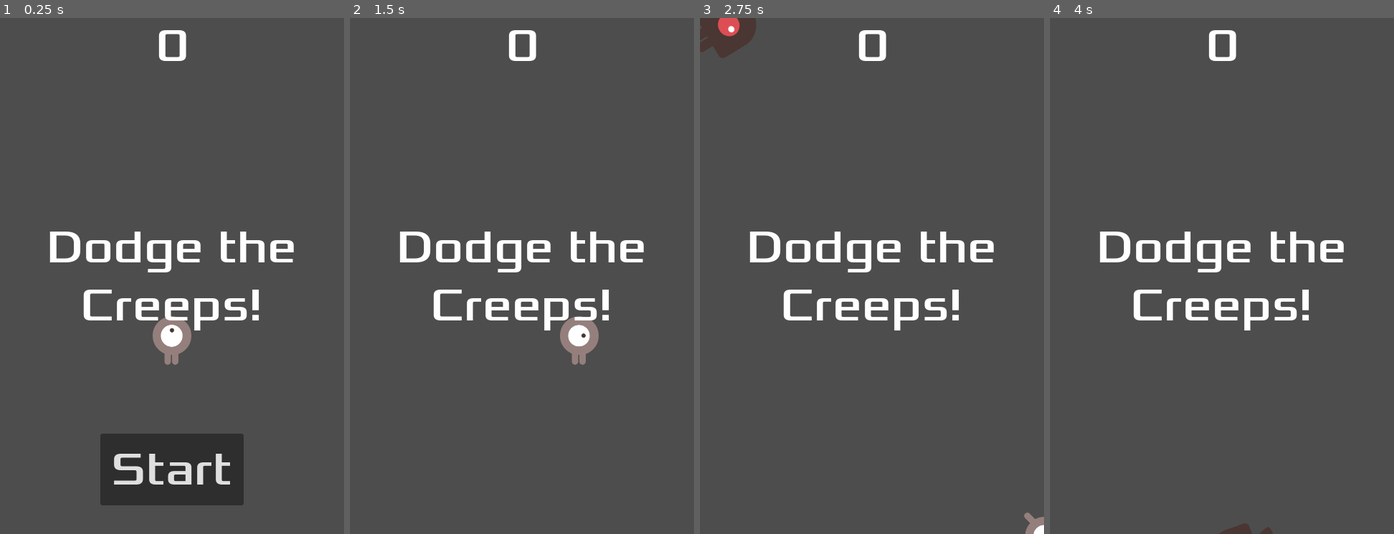
Above: before the commit, frames 1-4 (left to right).
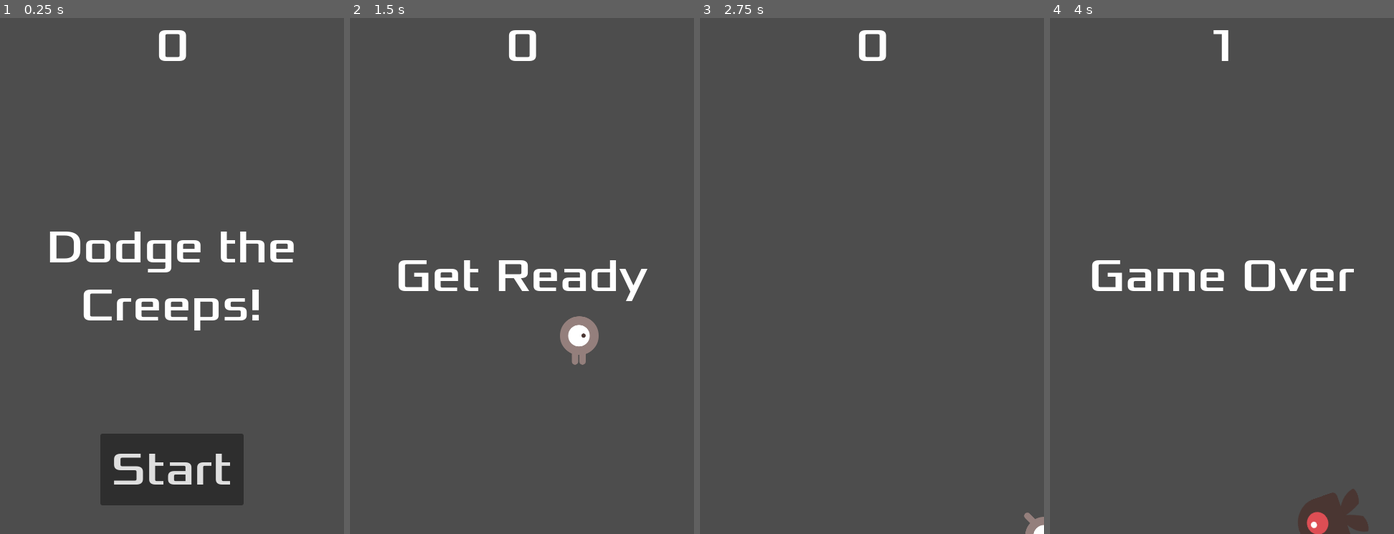
Above: after the commit, the same moments.

Repository: SantoTinio/TrialGames
Game: Godot game, scene res://Scenes/main.tscn
The game is run twice, just before and just after one commit, with the same random seed, the same clock (stepped at 60 frames per second) and the same inputs.
Inputs:
- Up to frame 1 (0.25 s): no input
- Up to frame 2 (1.5 s): click "Start" at 0.5 s; tap Enter at 1.25 s; hold Right (move_right) from 1.28 s (still down)
- Up to frame 3 (2.75 s): release Right (move_right) at 2.03 s; hold Down (move_down) from 2.03 s (still down)
- Up to frame 4 (4 s): release Down (move_down) at 2.78 s; hold Right (move_right) 2.78-3.53 s; hold Up (move_up) from 3.53 s (still down)

The runs differ from the first frame. In frame 1, 0.7% of the frame differs, in the area x 44-56%, y 57-68%; in frame 2, 4.5%; in frame 3, 3.9%; in frame 4, 6.2%, in the area x 12-93%, y 2-100%.

Commit message:
Updates
Working game, not polished

Diff:
--- a/FirstRouge/Scenes/main.tscn
+++ b/FirstRouge/Scenes/main.tscn
@@ -40,3 +40,4 @@
 [connection signal="timeout" from="MobTimer" to="." method="_on_mob_timer_timeout"]
 [connection signal="timeout" from="ScoreTimer" to="." method="_on_score_timer_timeout"]
 [connection signal="timeout" from="StartTimer" to="." method="_on_start_timer_timeout"]
+[connection signal="start_game" from="HUD" to="." method="new_game"]
--- a/FirstRouge/Scenes/mob.tscn
+++ b/FirstRouge/Scenes/mob.tscn
@@ -48,7 +48,7 @@
 radius = 36.0004
 height = 93.9992
 
-[node name="Mob" type="RigidBody2D"]
+[node name="Mob" type="RigidBody2D" groups=["mobs"]]
 collision_mask = 0
 gravity_scale = 0.0
 script = ExtResource("1_00imy")
--- a/FirstRouge/Scripts/main.gd
+++ b/FirstRouge/Scripts/main.gd
@@ -1,11 +1,11 @@
 extends Node
 
 @export var mob_scene: PackedScene
-var score
+var score = 0
 
 # Called when the node enters the scene tree for the first time.
 func _ready():
-	new_game()
+	$Player.hide()
 
 
 # Called every frame. 'delta' is the elapsed time since the previous frame.
@@ -16,11 +16,16 @@
 func game_over():
 	$ScoreTimer.stop()
 	$MobTimer.stop()
+	$HUD.show_game_over()
 
 func new_game():
 	score = 0
 	$Player.start($StartPosition.position)
+	$Player.show()
 	$StartTimer.start()
+	$HUD.update_score(score)
+	$HUD.show_message("Get Ready")
+	get_tree().call_group("mob", "queue_free")
 
 
 func _on_mob_timer_timeout():
@@ -51,6 +56,8 @@
 
 func _on_score_timer_timeout():
 	score += 1
+	$HUD.update_score(score)
+
 
 
 func _on_start_timer_timeout():
